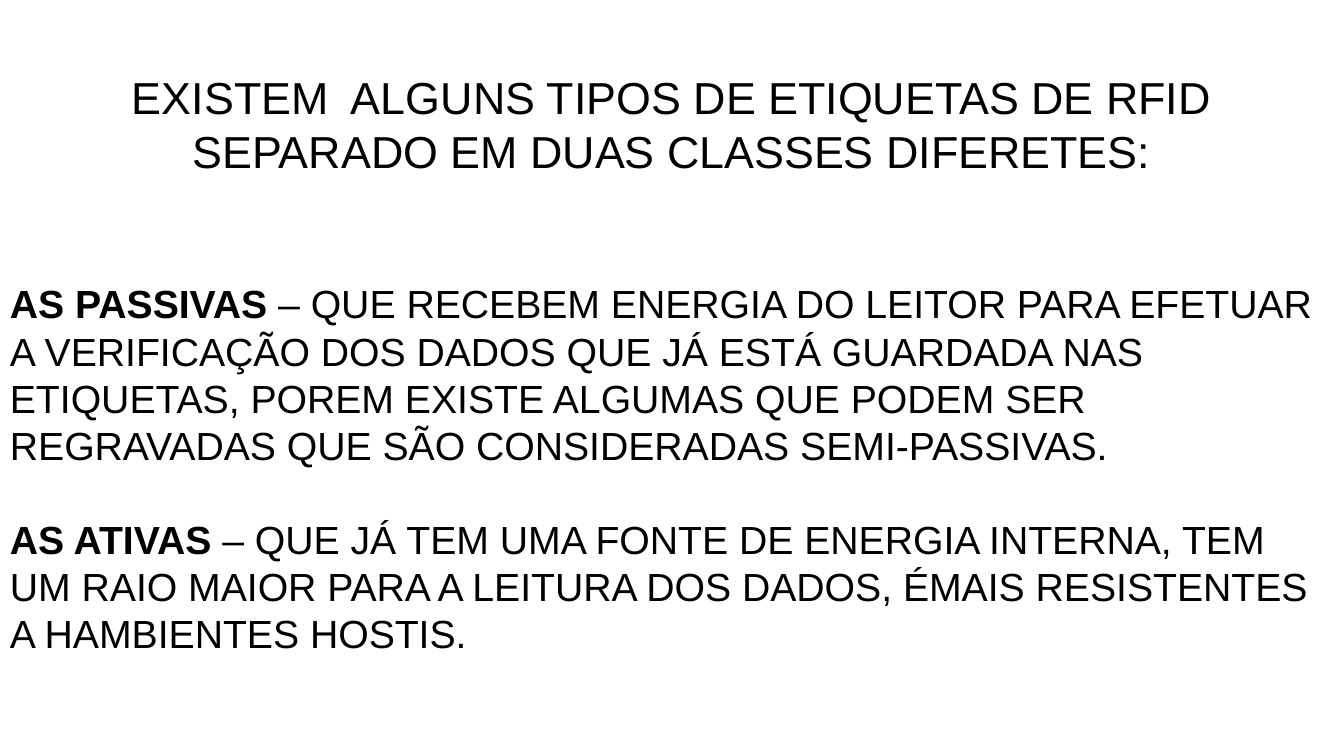
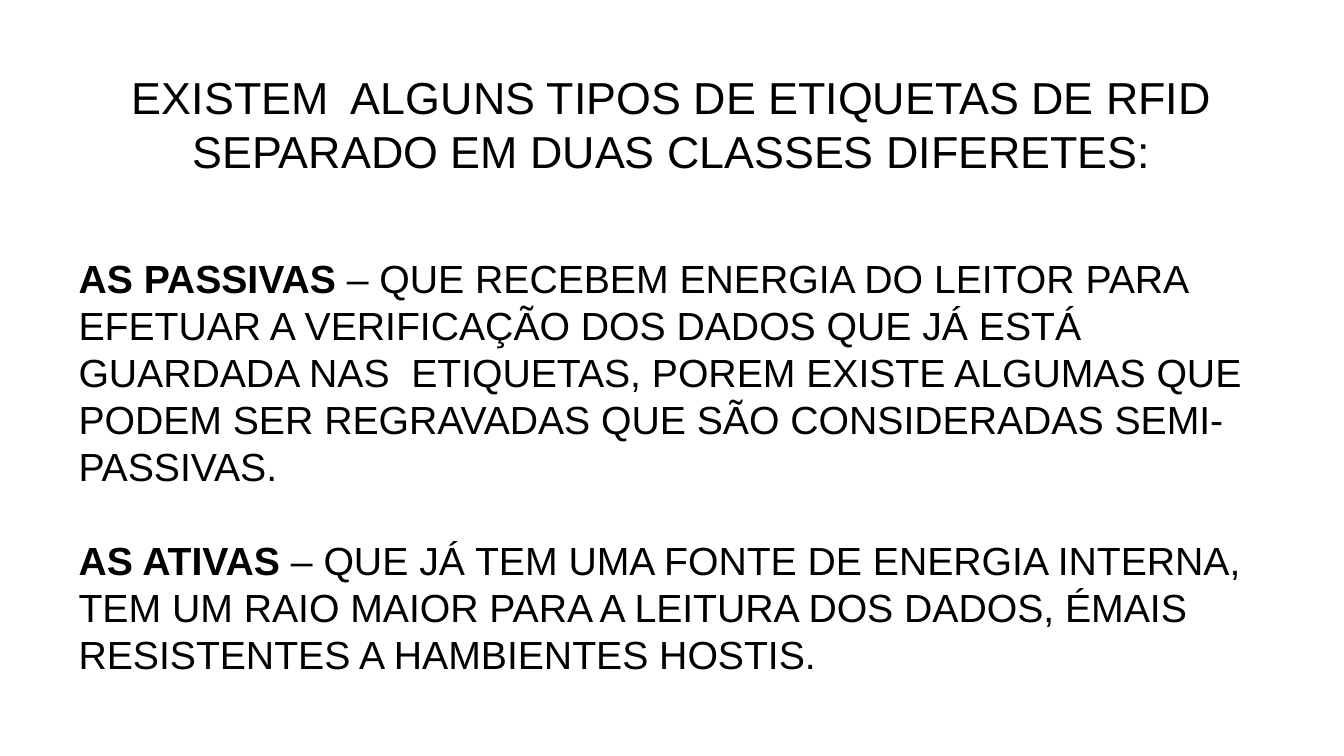
Before and after one commit to schotka/Prointer-V, a slide deck: slide 4 of 01-12-2020/Apresentação-faculdade - felipe schotka.pptx (slide 5 before the commit). Drawn at 1344x756 pixels with LibreOffice and Linux fonts; fonts in the diff are those of the drawing; background and template pictures are left out. Boxes give left, top, right and bottom in pixels: in the first picture for what was removed or moved away, otherwise in the second. Text is boxed around its words. In the diff, an @@ line names an element or a change of style, - is before the commit and + after.

```diff
--- a/01-12-2020/Apresentação-faculdade - felipe schotka.pptx
+++ b/01-12-2020/Apresentação-faculdade - felipe schotka.pptx
@@ text "AS PASSIVAS – QUE RECEBEM ..." rewrapped from (10, 290, 1312, 649) to (79, 265, 1242, 670) @@
```
Also in this commit, not shown: 5 other slides changed, 3 slides added, 4 slides removed, 3 other files.
